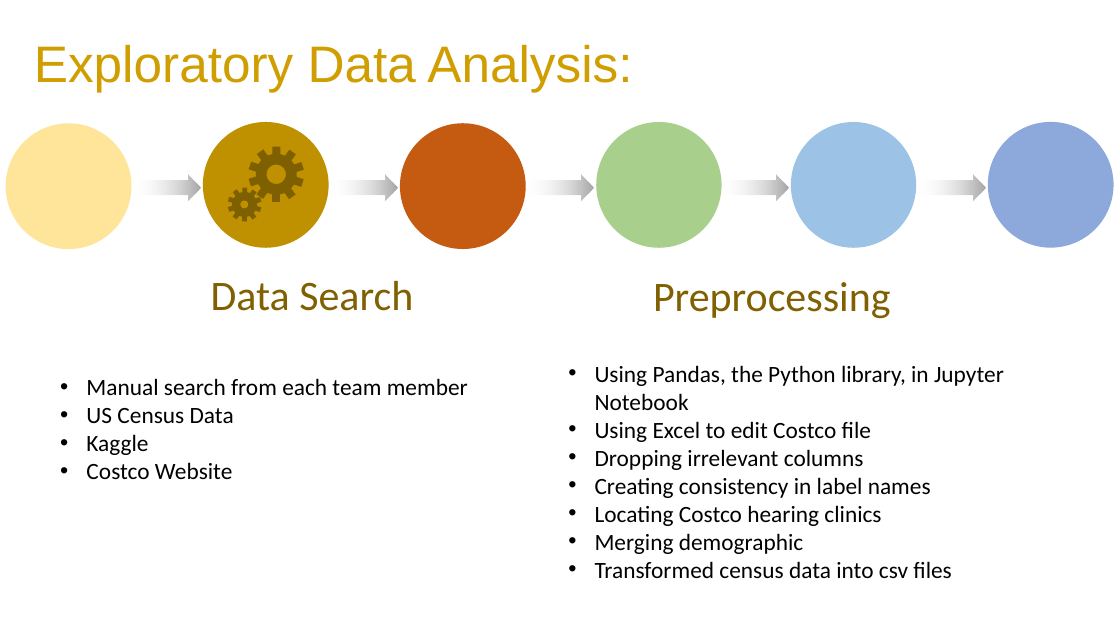
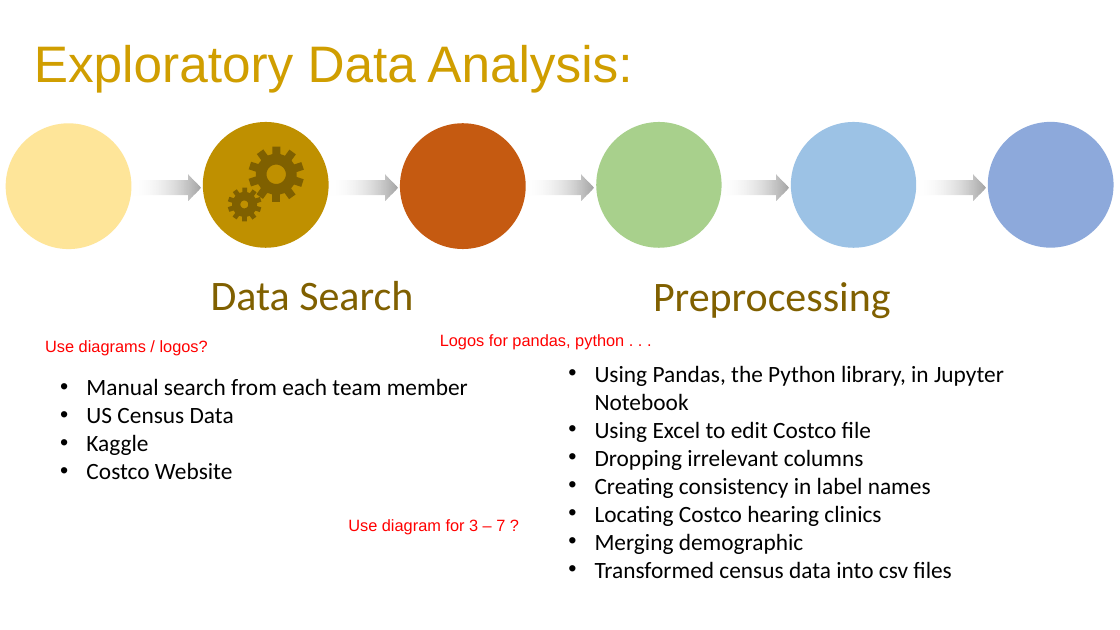
Before and after one commit to JaxWil24/Hearing_Aid_Accessibility, a slide deck: slide 3 of Presentation/FP_Powerpoint.pptx (slide 4 before the commit). Drawn at 1120x630 pixels with LibreOffice and Linux fonts; fonts in the diff are those of the drawing. Boxes give left, top, right and bottom in pixels: in the first picture for what was removed or moved away, otherwise in the second. Text is boxed around its words. In the diff, an @@ line names an element or a change of style, - is before the commit and + after.

```diff
--- a/Presentation/FP_Powerpoint.pptx
+++ b/Presentation/FP_Powerpoint.pptx
@@ text added at [45,340,208,356], 14 pt, text #FF0000 @@
+Use diagrams / logos?
@@ text added at [440,334,624,350], 14 pt, text #FF0000 @@
+Logos for pandas, python . . .
@@ text added at [348,519,505,534], 14 pt, text #FF0000 @@
+Use diagram for 3 – 7 ?
```
Also in this commit, not shown: 7 other slides changed, 3 slides added, 2 slides removed.
